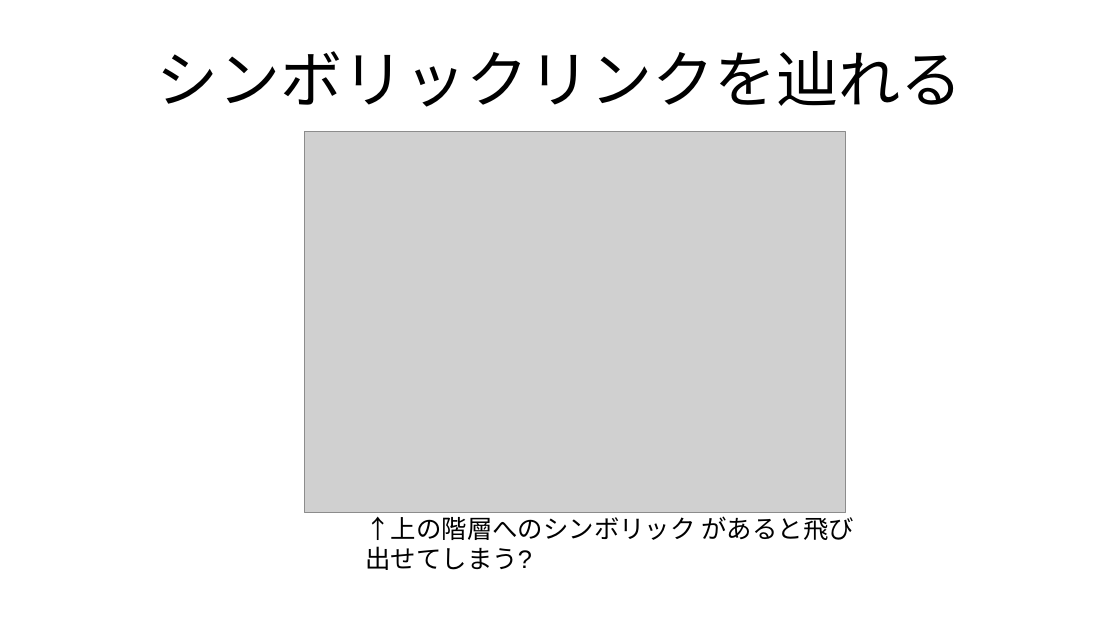
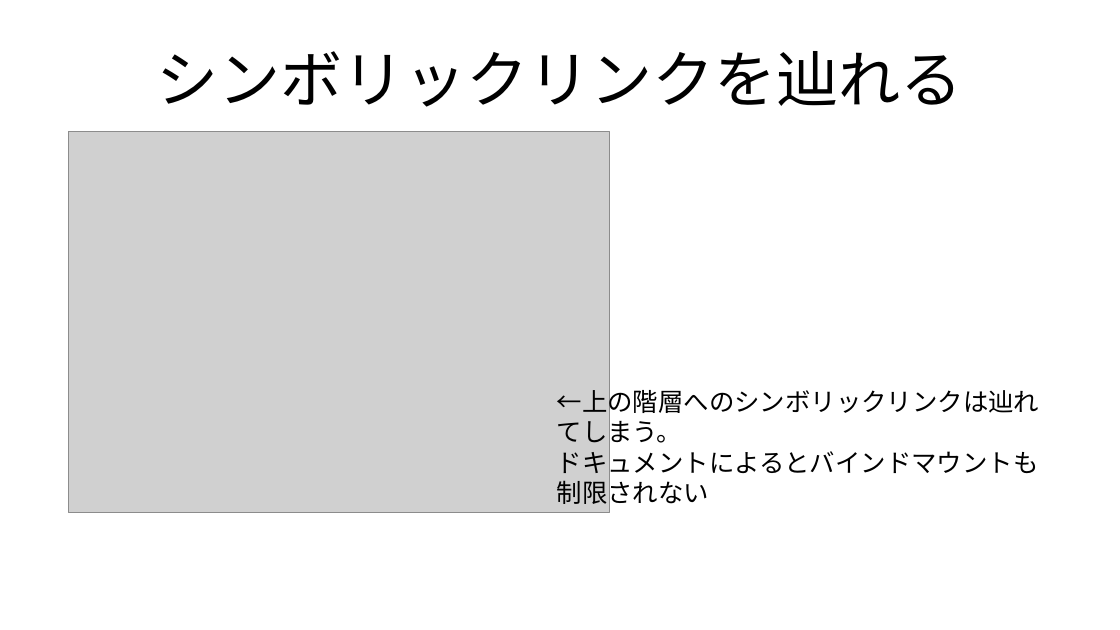
Before and after one commit to kijimaD/roam-ui, a slide deck: slide 14 of pages/pdfs/20250214_root.odp (slide 13 before the commit). Drawn at 1120x630 pixels with LibreOffice and Linux fonts; fonts in the diff are those of the drawing; grey boxes stand for pictures. Boxes give left, top, right and bottom in pixels: in the first picture for what was removed or moved away, otherwise in the second. Text is boxed around its words. In the diff, an @@ line names an element or a change of style, - is before the commit and + after.

```diff
--- a/pages/pdfs/20250214_root.odp
+++ b/pages/pdfs/20250214_root.odp
@@ picture: place and size @@
-picture at <box>305,132,847,513</box>
+picture at <box>68,132,610,513</box>
@@ text added at <box>557,385,1040,509</box>, 18 pt, text #000000 @@
+←上の階層へのシンボリックリンクは辿れてしまう。
+ドキュメントによるとバインドマウントも制限されない
@@ text removed at <box>366,512,853,570</box> @@
-↑上の階層へのシンボリック があると飛び出せてしまう?
```
Also in this commit, not shown: 2 other slides changed, 1 slide added, 2 other files.
